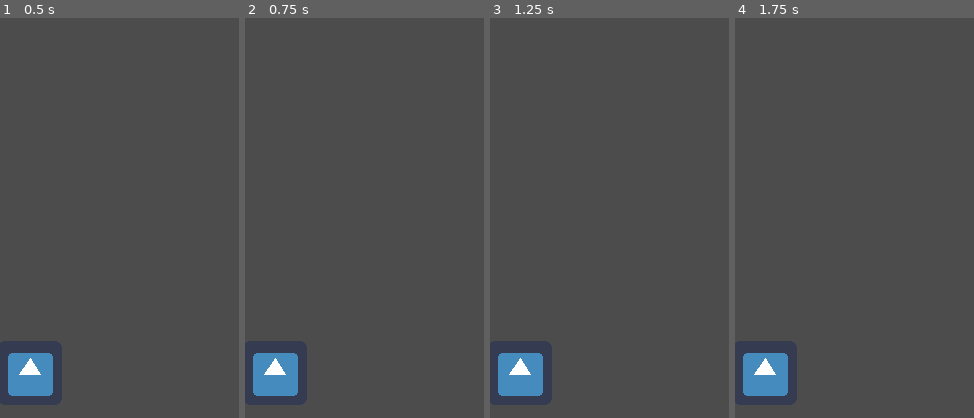
Above: before the commit, frames 1-4 (left to right).
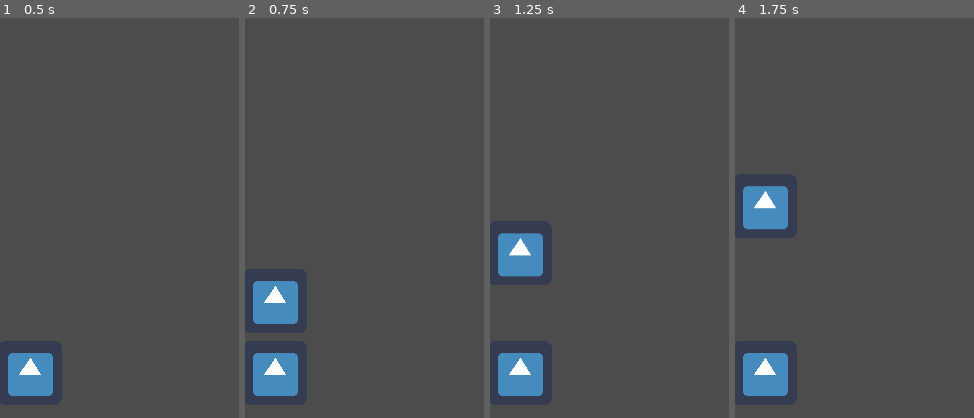
Above: after the commit, the same moments.

Repository: jellosubmarine/flappyAI
Game: Godot game, scene res://Main.tscn
The game is run twice, just before and just after one commit, with the same random seed, the same clock (stepped at 60 frames per second) and the same inputs. The engine's default icon, where the game draws it, is replaced by a stand-in: a white triangle on a blue panel in a dark square.
Inputs:
- Up to frame 1 (0.5 s): no input
- Up to frame 2 (0.75 s): tap Enter at 0.5 s
- Up to frame 3 (1.25 s): tap Space (ui_select) at 0.77 s
- Up to frame 4 (1.75 s): tap Space (ui_select) at 1.52 s
The pictures show only the part of the screen within x 17-67%, y 3-53%; the shares and areas given below are measured in that part.

Frame 1 is identical in both runs. In frame 2, 2.0% of the frame differs, in the area x 3-23%, y 65-77%; in frame 3, 2.1%, in the area x 3-23%, y 53-65%; in frame 4, 2.1%.

Commit message:
added collison masks, fixed birds not dying

Diff:
--- a/Birdy.gd
+++ b/Birdy.gd
@@ -25,7 +25,6 @@
 
 
 func _physics_process(delta):
-	print(index)
 #	get_input()
 	ai_input()
 	if not floating:
--- a/Birdy.tscn
+++ b/Birdy.tscn
@@ -17,7 +17,8 @@
 
 [node name="Birdy" type="KinematicBody2D"]
 position = Vector2( 132.936, 378.06 )
-collision_mask = 2147483650
+collision_layer = 2
+collision_mask = 2147483649
 script = ExtResource( 1 )
 
 [node name="BirdyCollision" type="CollisionShape2D" parent="."]
--- /dev/null
+++ b/Controller.gd
@@ -0,0 +1,19 @@
+extends Node2D
+
+var temp_counter = 0
+
+func _ready():
+	GlobalVariables.in_vector.resize(GlobalVariables.NO_OF_BIRDS)
+
+func _physics_process(_delta):
+	if temp_counter == 5:
+		GlobalVariables.in_vector[0] = 0
+	else:
+		GlobalVariables.in_vector[0] = 0
+	if temp_counter == 30:
+		GlobalVariables.in_vector[1] = 1
+	else:
+		GlobalVariables.in_vector[1] = 0
+	temp_counter += 1
+	if temp_counter > 30:
+		temp_counter = 0
--- a/GlobalVariables.gd
+++ b/GlobalVariables.gd
@@ -1,7 +1,10 @@
 extends Node
 
-var birdy_dead = 0
+const NO_OF_BIRDS = 2
+
+var body_count = 0
 var score = -1
+var game_over = 0
 
 #height of the edge of the top pipe
 var toppipe_h = 0
@@ -10,4 +13,4 @@
 #current_pipe_location
 var pipe_x = 133
 #current input vector
-var in_vector = [0,0]
+var in_vector = []
--- a/Main.gd
+++ b/Main.gd
@@ -5,11 +5,14 @@
 export (PackedScene) var Birdy
 var rng = RandomNumberGenerator.new()
 var score = -1
-var no_of_birdies = 2
+var body_count = 0
 
 func _ready():
 	rng.randomize()
-	for i in range(no_of_birdies):
+
+	#Birds init
+	GlobalVariables.in_vector.resize(GlobalVariables.NO_OF_BIRDS)
+	for i in range(GlobalVariables.NO_OF_BIRDS):
 		var birdy = Birdy.instance()
 		add_child(birdy)
 		birdy.connect("birdy_dead", self, "_on_Birdy_birdy_dead")
@@ -50,7 +53,11 @@
 
 
 func _on_Birdy_birdy_dead():
-	get_tree().reload_current_scene()
-	GlobalVariables.toppipe_h = 0
-	GlobalVariables.bottompipe_h = 0
-	GlobalVariables.pipe_x = 133
+	if body_count >= GlobalVariables.NO_OF_BIRDS:
+		get_tree().reload_current_scene()
+		GlobalVariables.toppipe_h = 0
+		GlobalVariables.bottompipe_h = 0
+		GlobalVariables.pipe_x = 133
+		body_count = 0
+	else:
+		body_count += 1
--- a/Main.tscn
+++ b/Main.tscn
@@ -1,10 +1,11 @@
-[gd_scene load_steps=7 format=2]
+[gd_scene load_steps=8 format=2]
 
 [ext_resource path="res://Birdy.tscn" type="PackedScene" id=1]
 [ext_resource path="res://Interface.gd" type="Script" id=2]
 [ext_resource path="res://Pipe.tscn" type="PackedScene" id=3]
 [ext_resource path="res://Main.gd" type="Script" id=4]
 [ext_resource path="res://FlappyBirdRegular-9Pq0.ttf" type="DynamicFontData" id=5]
+[ext_resource path="res://Controller.gd" type="Script" id=6]
 
 [sub_resource type="DynamicFont" id=1]
 size = 50
@@ -40,4 +41,7 @@
 process_mode = 0
 wait_time = 2.0
 autostart = true
+
+[node name="Controller" type="Node2D" parent="."]
+script = ExtResource( 6 )
 [connection signal="timeout" from="Timer" to="." method="_on_Timer_timeout"]
--- a/Pipe.gd
+++ b/Pipe.gd
@@ -19,6 +19,7 @@
 
 
 func _on_Pipe2D_body_entered(body):
-	if body.get_name() == "Birdy":
-		body.die()
-		print("ough")
+	print(body.name)
+	body.die()
+
+	print("ough")
--- a/Pipe.tscn
+++ b/Pipe.tscn
@@ -16,6 +16,7 @@
 [node name="Pipe" type="Node2D"]
 
 [node name="Pipe2D" type="Area2D" parent="."]
+collision_mask = 2
 script = ExtResource( 1 )
 
 [node name="PipeCollision" type="CollisionShape2D" parent="Pipe2D"]
--- a/project.godot
+++ b/project.godot
@@ -37,6 +37,11 @@
  ]
 }
 
+[layer_names]
+
+2d_physics/layer_1="pipes"
+2d_physics/layer_2="player"
+
 [rendering]
 
 vram_compression/import_etc=true
